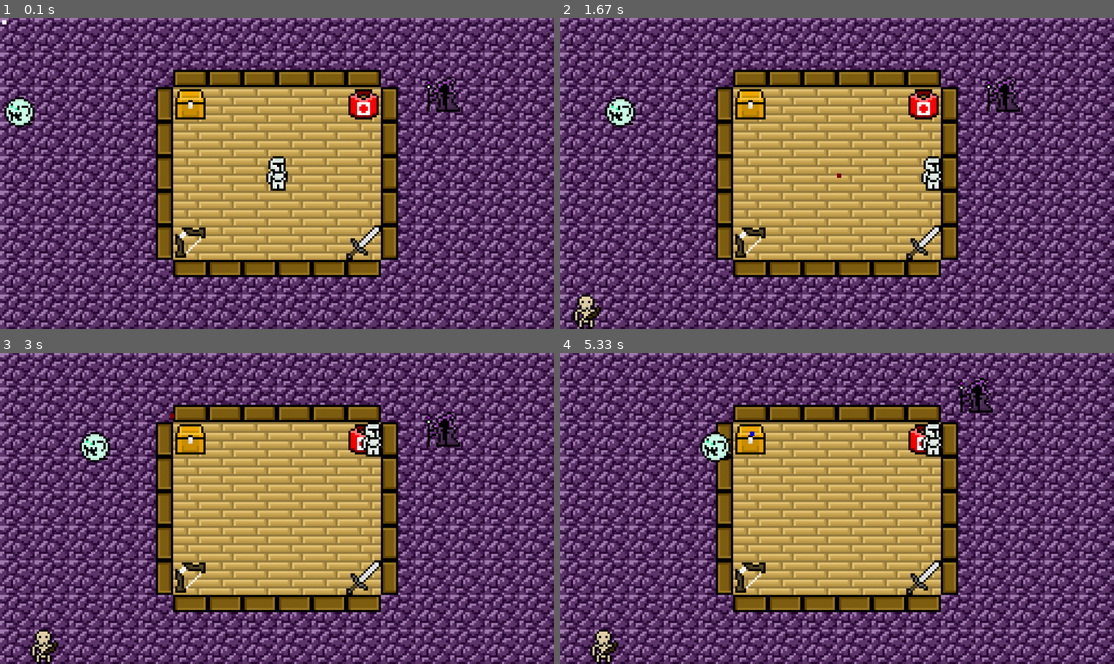
Above: before the commit, frames 1-4 (two rows, left to right).
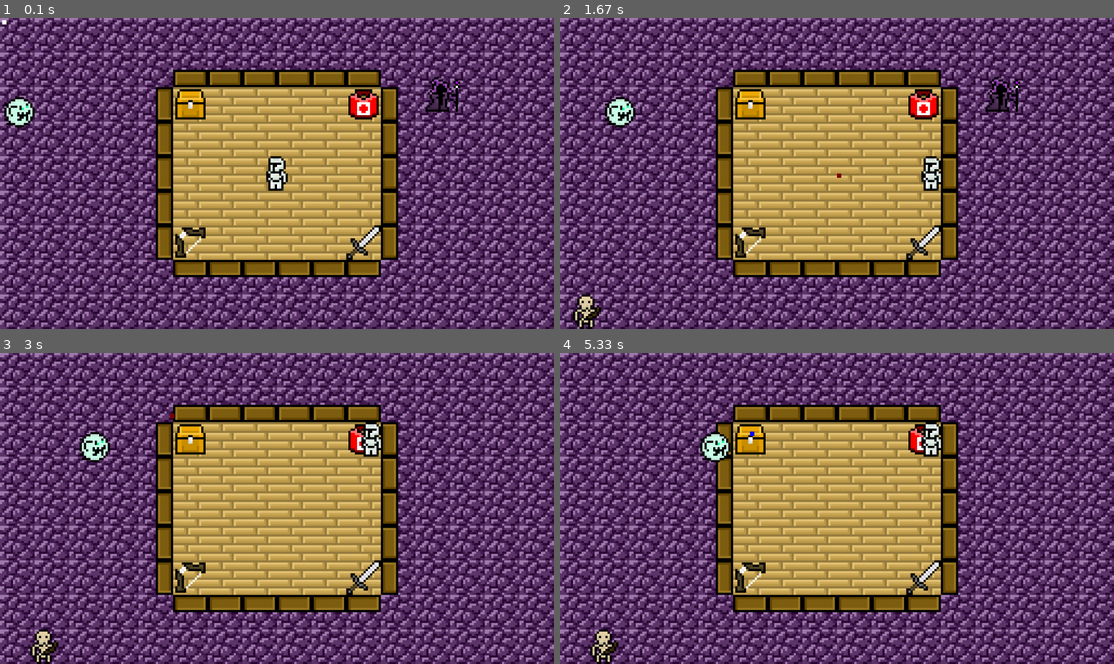
Above: after the commit, the same moments.

Repository: nicolassaez2004/DpProjetos.PyGame
Game: pygame game, started from main.py
Two runs of this game, one before a commit and one after it. Both use one fixed random seed, a clock stepped at 60 frames per second and the inputs below.
Inputs (mouse positions are in pixels of both pictures, inside the frame that each line leads up to):
- Up to frame 1 (0.1 s): no input
- Up to frame 2 (1.67 s): press the mouse at (925, 105) at 0.37 s; move the mouse to (909, 173) at 0.47 s; release the mouse at (892, 241) at 0.6 s; click (837, 173) at 0.72 s; hold D 1.17-1.63 s
- Up to frame 3 (3 s): hold W 1.67-1.97 s; press the mouse at (33, 645) at 2.03 s; move the mouse to (66, 520) at 2.13 s; release the mouse at (94, 393) at 2.27 s; press the mouse at (33, 645) at 2.37 s; move the mouse to (243, 524) at 2.47 s; release the mouse at (454, 402) at 2.6 s; press the mouse at (44, 645) at 2.7 s; move the mouse to (105, 530) at 2.8 s; release the mouse at (171, 415) at 2.93 s
- Up to frame 4 (5.33 s): press the mouse at (925, 576) at 3.03 s; move the mouse to (864, 530) at 3.13 s; release the mouse at (803, 480) at 3.27 s; press the mouse at (604, 645) at 3.37 s; move the mouse to (654, 636) at 3.47 s; release the mouse at (704, 626) at 3.6 s; press the mouse at (748, 576) at 3.7 s; move the mouse to (864, 530) at 3.8 s; release the mouse at (975, 480) at 3.93 s; press the mouse at (837, 508) at 4.03 s; move the mouse to (831, 517) at 4.13 s; release the mouse at (831, 527) at 4.27 s; press the mouse at (837, 508) at 4.37 s; move the mouse to (886, 561) at 4.47 s; release the mouse at (936, 611) at 4.6 s; press the mouse at (604, 645) at 4.7 s; move the mouse to (814, 545) at 4.8 s; release the mouse at (1030, 446) at 4.93 s; press the mouse at (604, 645) at 5.03 s; move the mouse to (676, 539) at 5.13 s; release the mouse at (748, 430) at 5.27 s

The runs differ from the first frame. In frame 1, 0.8% of the frame differs, in the area x 0-84%, y 18-56%; in frame 2, 0.8%, in the area x 8-84%, y 18-56%; in frame 3, 0.8%; in frame 4, 0.8%.

Commit message:
funcionalidade nova: player dá socos

Diff:
--- a/main.py
+++ b/main.py
@@ -17,10 +17,19 @@
         self.estado_movimento = aux_movimento[0]
 
         aux = pygame.image.load('assets/sprites/knight.png')
-        self.image = pygame.transform.scale(aux, size)
+        self.knight_parado = pygame.transform.scale(aux, size)
+        self.knight_parado_flip = pygame.transform.flip(self.knight_parado, True, False)
+        self.knight_soco = pygame.transform.scale(pygame.image.load('assets/sprites/knight_soco.png'), size)
+        self.knight_soco_flip = pygame.transform.flip(self.knight_soco, True, False)
+        self.olhando_direita = True
+        self.image = self.knight_parado
         self.rect = pygame.Rect(posicao, size)
         self.mask = pygame.mask.from_surface(self.image)
         self.velocidade = pygame.math.Vector2(0, 0)
+        self.soco_vento = None
+        self.soco_vento_image = pygame.transform.scale(pygame.image.load('assets/sprites/soco_vento.png'), (80, 80))
+        self.soco_vento_image_rotated = self.soco_vento_image
+        self.soco_vento_image_rotated = self.soco_vento_image
 
     def movimentacao(self):
         self.key = pygame.key.get_pressed()
@@ -45,7 +54,28 @@
         if self.rect.y > 480: self.rect.y = 480
 
     def soco(self):
-        pass
+        mouse_pos = pygame.mouse.get_pos()
+        self.olhando_direita = (mouse_pos[0] >= self.rect.centerx)
+
+        if pygame.mouse.get_pressed()[0] and self.estado_combate == 'soco':
+            self.image = self.knight_soco if self.olhando_direita else self.knight_soco_flip
+            self.mask = pygame.mask.from_surface(self.image)
+            direction = pygame.math.Vector2(mouse_pos[0] - self.rect.centerx, mouse_pos[1] - self.rect.centery)
+            if direction.length() > 0:
+                direction = direction.normalize()
+            else:
+                direction = pygame.math.Vector2(1, 0)
+
+            wind_distance = 80
+            wind_pos = pygame.math.Vector2(self.rect.center) + direction * wind_distance
+
+            angulo = -pygame.math.Vector2(1, 0).angle_to(direction)
+            self.soco_vento_image_rotated = pygame.transform.rotate(self.soco_vento_image, angulo)
+            self.soco_vento = self.soco_vento_image_rotated.get_rect(center=wind_pos)
+        else:
+            self.image = self.knight_parado if self.olhando_direita else self.knight_parado_flip
+            self.mask = pygame.mask.from_surface(self.image)
+            self.soco_vento = None
 
     def espada(self):
         pass
@@ -88,7 +118,9 @@
         super().__init__(posicao)
 
         aux = pygame.image.load('assets/sprites/skeleton.png')
-        self.image = pygame.transform.scale(aux, (80, 80))
+        self.skeleton = pygame.transform.scale(aux, (80, 80))
+        self.skeleton_inverso = pygame.transform.flip(self.skeleton, True, False)
+        self.image = self.skeleton
 
         self.estado = "indo_player"
         self.timer = 0
@@ -117,6 +149,7 @@
             rect_y = new_rect.move(0, self.velocidade.y)
             if not rect_y.colliderect(self.objeto.plataforma):
                 new_rect.y = rect_y.y
+            self.image = self.skeleton if self.player.rect.centerx >= self.rect.centerx else self.skeleton_inverso
             self.rect = new_rect
             return
 
@@ -161,6 +194,7 @@
             if not rect_y.colliderect(self.objeto.plataforma):
                 new_rect.y = rect_y.y
 
+        self.image = self.skeleton if self.player.rect.centerx >= self.rect.centerx else self.skeleton_inverso
         self.rect = new_rect
 
 class Wizard(Enemy):
@@ -168,7 +202,9 @@
         super().__init__(posicao)
 
         aux = pygame.image.load('assets/sprites/wizard.png')
-        self.image = pygame.transform.scale(aux, (80, 80))
+        self.wizard = pygame.transform.scale(aux, (80, 80))
+        self.wizard_flip = pygame.transform.flip(self.wizard, True, False)
+        self.image = self.wizard
 
         self.estado = "spawnando"
         self.timer = 0
@@ -236,6 +272,7 @@
             if not rect_y.colliderect(self.objeto.plataforma):
                 new_rect.y = rect_y.y
 
+        self.image = self.wizard if self.player.rect.centerx >= self.rect.centerx else self.wizard_flip
         self.rect = new_rect
 
 class Ghost(Enemy):
@@ -243,7 +280,9 @@
         super().__init__(posicao)
 
         aux = pygame.image.load('assets/sprites/ghost.png')
-        self.image = pygame.transform.scale(aux, (80, 80))
+        self.ghost = pygame.transform.scale(aux, (80, 80))
+        self.ghost_flip = pygame.transform.flip(self.ghost, True, False)
+        self.image = self.ghost
 
         self.timer = 0
         self.direcao = pygame.math.Vector2(0, 0)
@@ -262,6 +301,8 @@
 
         self.velocidade = direcao * self.speed
         self.rect.move_ip(*self.velocidade)
+
+        self.image = self.ghost if self.player.rect.centerx >= self.rect.centerx else self.ghost_flip
 
         if self.rect.left < 0:
             self.rect.left = 0
@@ -324,6 +365,7 @@
         self.skeleton.objeto = self.objeto
 
         self.wizard = Wizard((0, 0))
+        self.wizard.player = self.player
         self.wizard.objeto = self.objeto
         spawn_wizard_pos = self.wizard.spawn_wizard()
         self.wizard.rect.topleft = spawn_wizard_pos
@@ -344,9 +386,13 @@
         self.window.blit(self.objeto.arco, (400, 480))
         self.window.blit(self.objeto.espada, (800, 480))
 
-        self.skeleton.movimentacao()
-        self.wizard.movimentacao()
-        self.ghost.movimentacao()
+        if self.skeleton.alive() and self.skeleton.health > 0:
+            self.skeleton.movimentacao()
+        if self.wizard.alive() and self.wizard.health > 0:
+            self.wizard.movimentacao()
+        if self.ghost.alive() and self.ghost.health > 0:
+            self.ghost.movimentacao()
+
         self.todo_mundo.update()
 
         mouse_pos = pygame.mouse.get_pos()
@@ -355,6 +401,8 @@
         pygame.draw.rect(self.window, (MOUSE_COLOR), self.mouse_pos)
 
         self.todo_mundo.draw(self.window)
+        if self.player.soco_vento:
+            self.window.blit(self.player.soco_vento_image_rotated, self.player.soco_vento)
         pygame.display.update()
 
     def colisoes(self): #testador de colisões
@@ -375,6 +423,20 @@
         if self.mouse_pos.colliderect(self.objeto.colisao_espada):
             MOUSE_COLOR = (0, 0, 255)
 
+        if self.player.soco_vento:
+            if self.player.soco_vento.colliderect(self.skeleton.rect) and self.skeleton.health > 0:
+                self.skeleton.health -= 5
+                if self.skeleton.health <= 0:
+                    self.skeleton.kill()
+            if self.player.soco_vento.colliderect(self.wizard.rect) and self.wizard.health > 0:
+                self.wizard.health -= 5
+                if self.wizard.health <= 0:
+                    self.wizard.kill()
+            if self.player.soco_vento.colliderect(self.ghost.rect) and self.ghost.health > 0:
+                self.ghost.health -= 5
+                if self.ghost.health <= 0:
+                    self.ghost.kill()
+
     def executar(self):
         while self.rodando:
 
@@ -383,6 +445,7 @@
                     self.rodando = False
 
             self.player.movimentacao()
+            self.player.soco()
             self.desenhar()
             self.colisoes()
             self.relogio.tick(FPS)
Not shown, changed: README.md
Binary file changed: assets/sprites/ghost.png
Binary file added: assets/sprites/soco_vento.png
Binary file changed: assets/sprites/wizard.png
